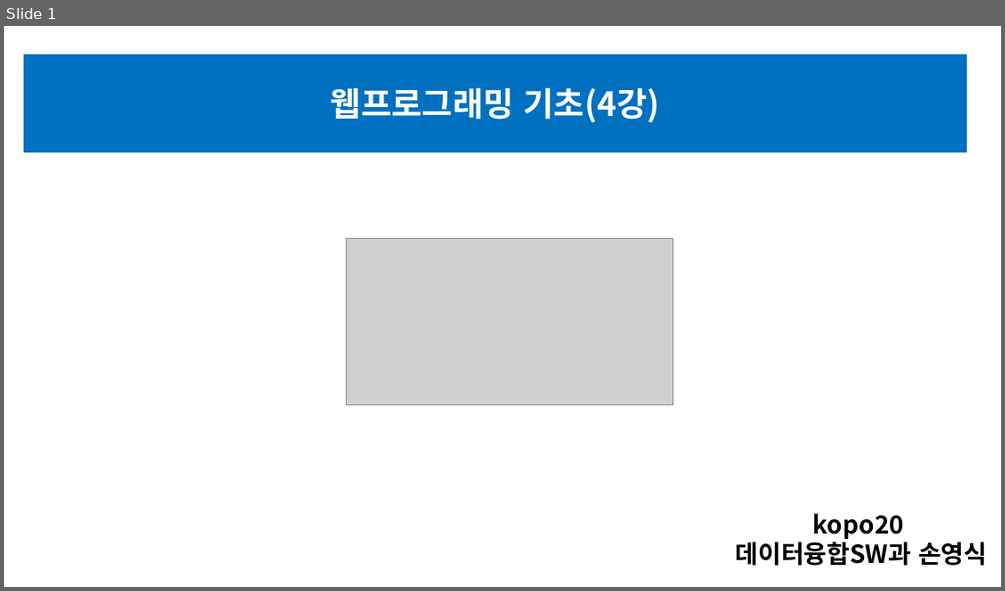
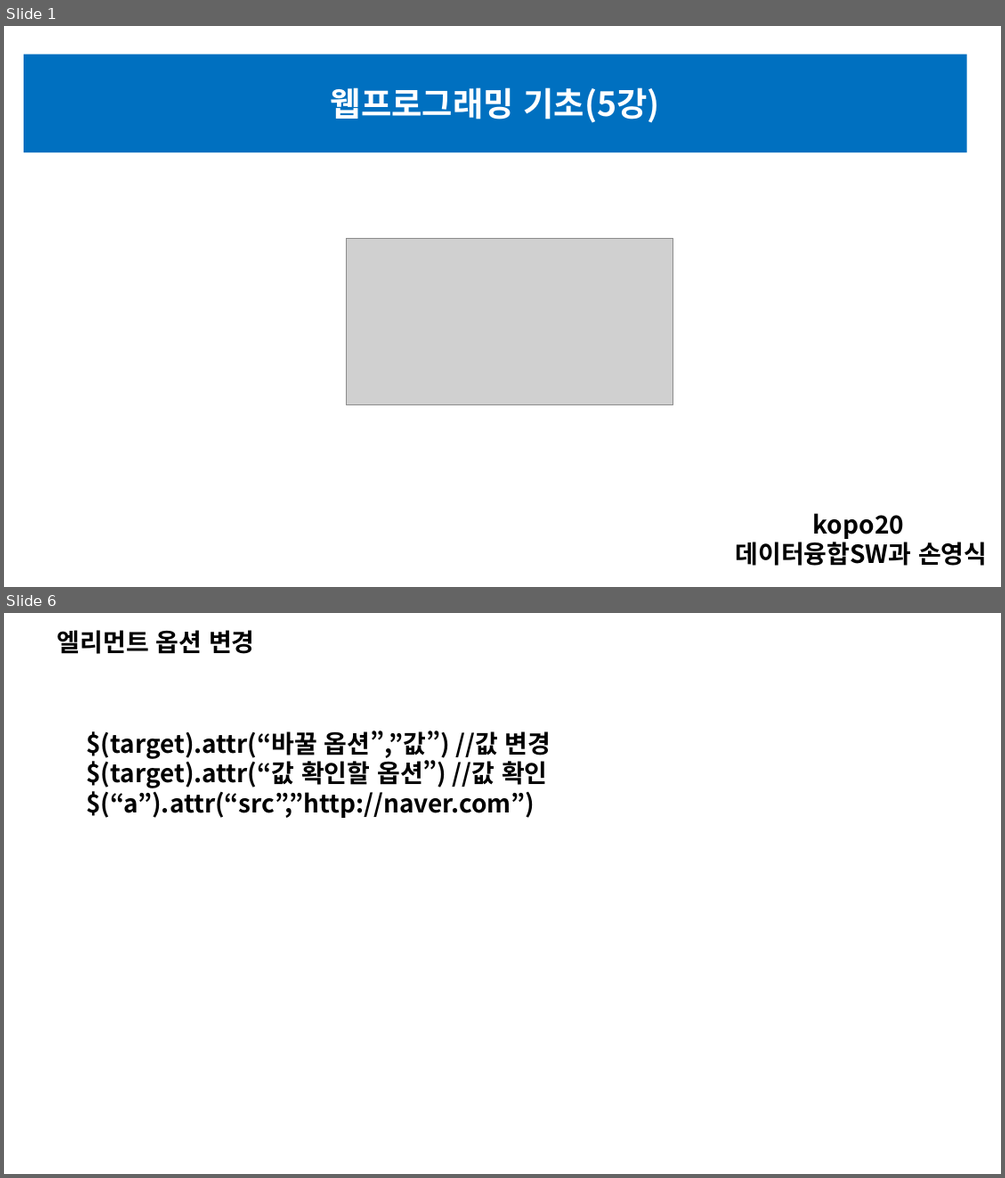
Before and after one commit to sonyoungsik/------, a slide deck: HTML(전체)/5월 13일 폴더/5강 과제 제출(손영식).pptx. Shown one above the other, each under a label of ours: slide 1 before the commit, slides 1 and 6 after it; the slides between them are not shown. The pictures are 1005x591 and 1005x1178 pixels, drawn with LibreOffice and Linux fonts; fonts in the diff are those of the drawing; grey boxes stand for pictures. Boxes give left, top, right and bottom in pixels: in the first picture for what was removed or moved away, otherwise in the second. Text is boxed around its words. In the diff, an @@ line names an element or a change of style, - is before the commit and + after.

```diff
--- a/HTML(전체)/5월 13일 폴더/5강 과제 제출(손영식).pptx
+++ b/HTML(전체)/5월 13일 폴더/5강 과제 제출(손영식).pptx
@@ slide 6 added at (4,613,1001,1174), background #FFFFFF @@
@@ text added at (57,630,255,654), 24 pt, text #000000, bold @@
+엘리먼트 옵션 변경
@@ text added at (86,730,551,818), 24 pt, text #000000, bold @@
+$(target).attr(“바꿀 옵션”,”값”) //값 변경
+$(target).attr(“값 확인할 옵션”) //값 확인
+$(“a”).attr(“src”,”http://naver.com”)
@@ slide 1 changed as well @@
@@ text in rectangle at (331,87,660,123): text changed @@
-웹프로그래밍 기초(4강)
+웹프로그래밍 기초(5강)
```
Also in this commit, not shown: 4 other slides changed, 10 other slides added, 13 slides removed, 11 other files.
